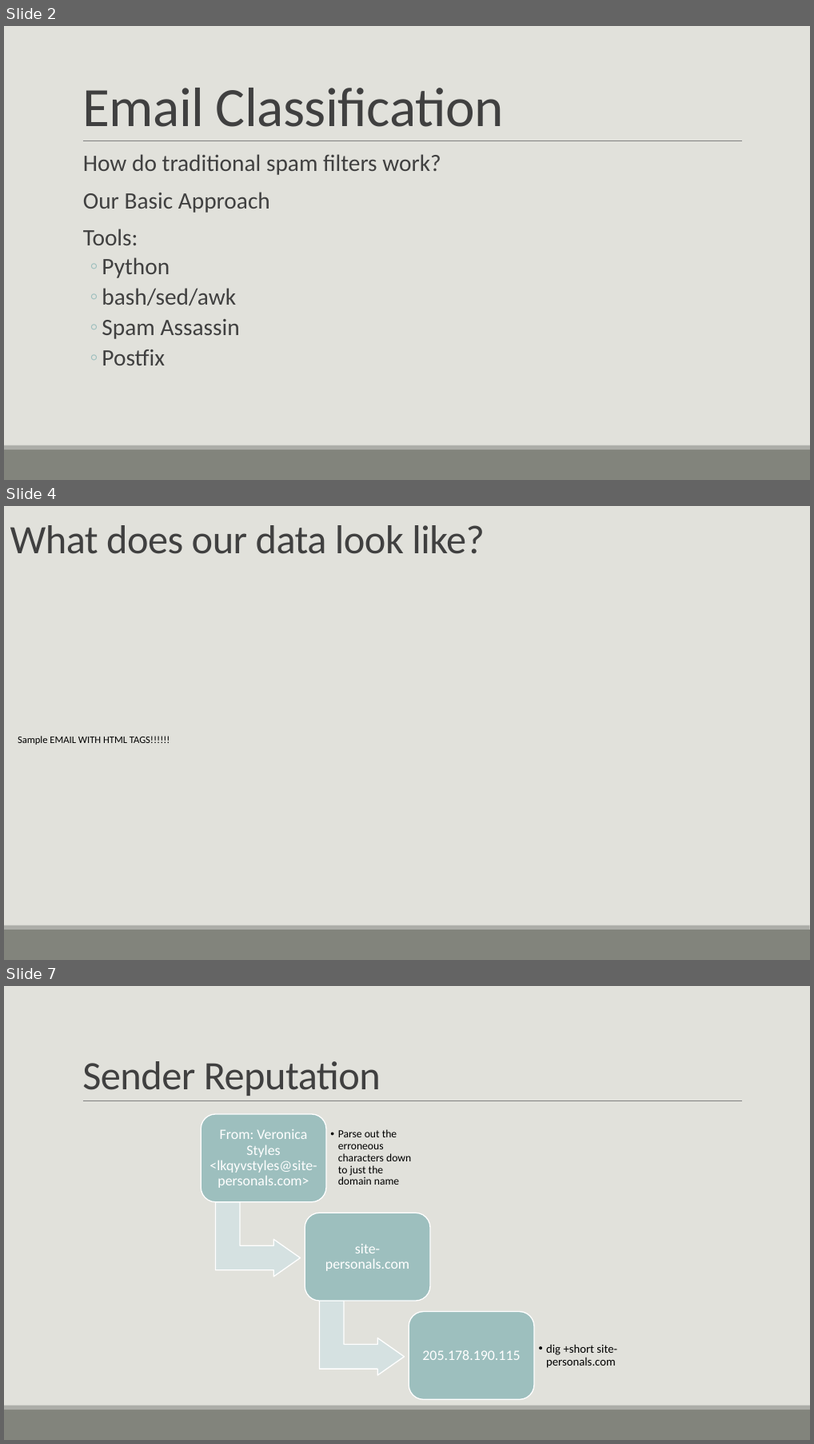
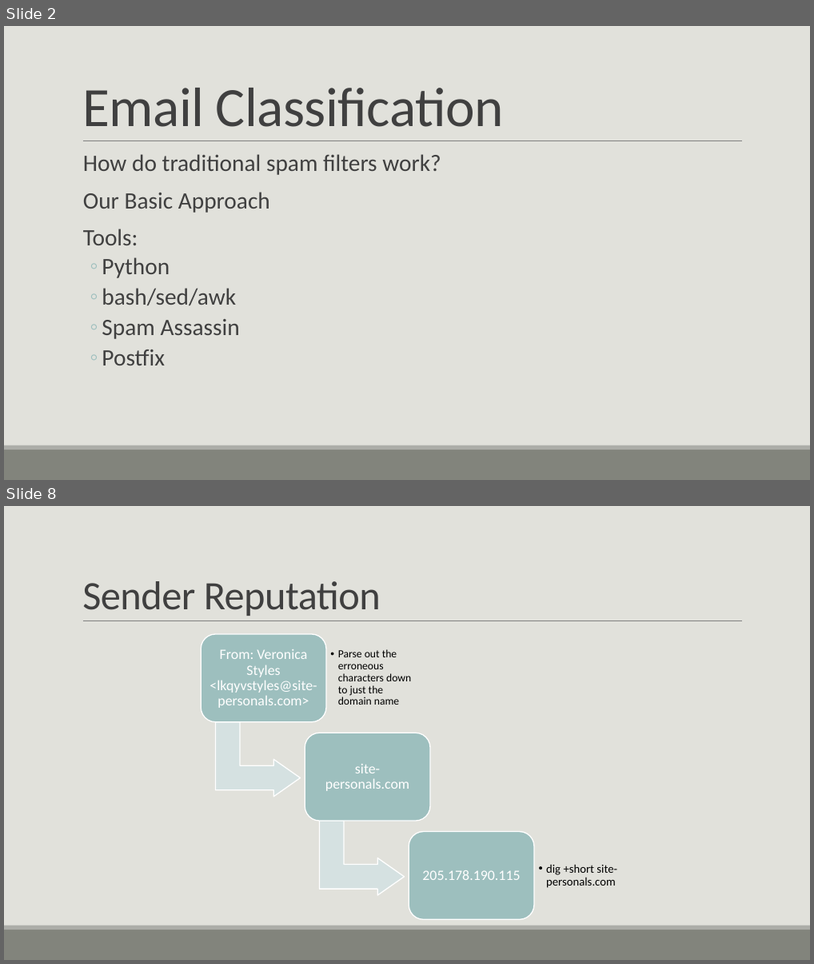
Before and after one commit to bmtober/ec4747-alt, a slide deck: presentation/EC4747Presentation.pptx. Shown one above the other, each under a label of ours: slides 2, 4 and 7 before the commit, slides 2 and 8 after it; the slides between them are not shown. The pictures are 814x1444 and 814x964 pixels, drawn with LibreOffice and Linux fonts; fonts in the diff are those of the drawing. Boxes give left, top, right and bottom in pixels: in the first picture for what was removed or moved away, otherwise in the second. Text is boxed around its words. In the diff, an @@ line names an element or a change of style, - is before the commit and + after.

Commit message:
Add files via upload
Included updated PPT and PDF of presentation in case Libra Office does funny stuff with formatting.

```diff
--- a/presentation/EC4747Presentation.pptx
+++ b/presentation/EC4747Presentation.pptx
@@ slide 4 removed at [4, 506, 810, 960], background #E1E1DB; not listed: 2 template elements that a slide beside it also shows @@
@@ title removed at [10, 525, 485, 554] @@
-What does our data look like?
@@ text removed at [18, 736, 170, 744] @@
-Sample EMAIL WITH HTML TAGS!!!!!!
@@ what was slide 7 is now slide 8 @@
```
Also in this commit, not shown: 12 slides changed, 5 slides added, 2 other slides removed, 1 other file.
